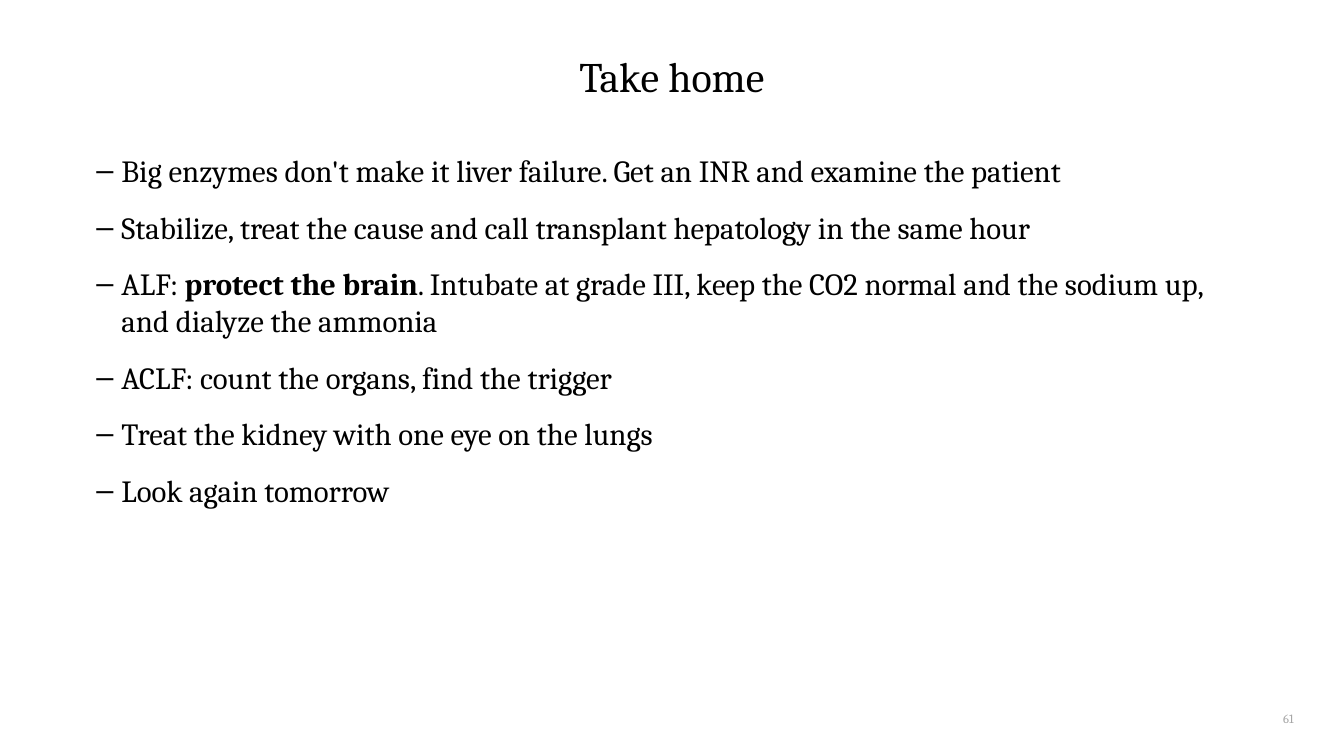
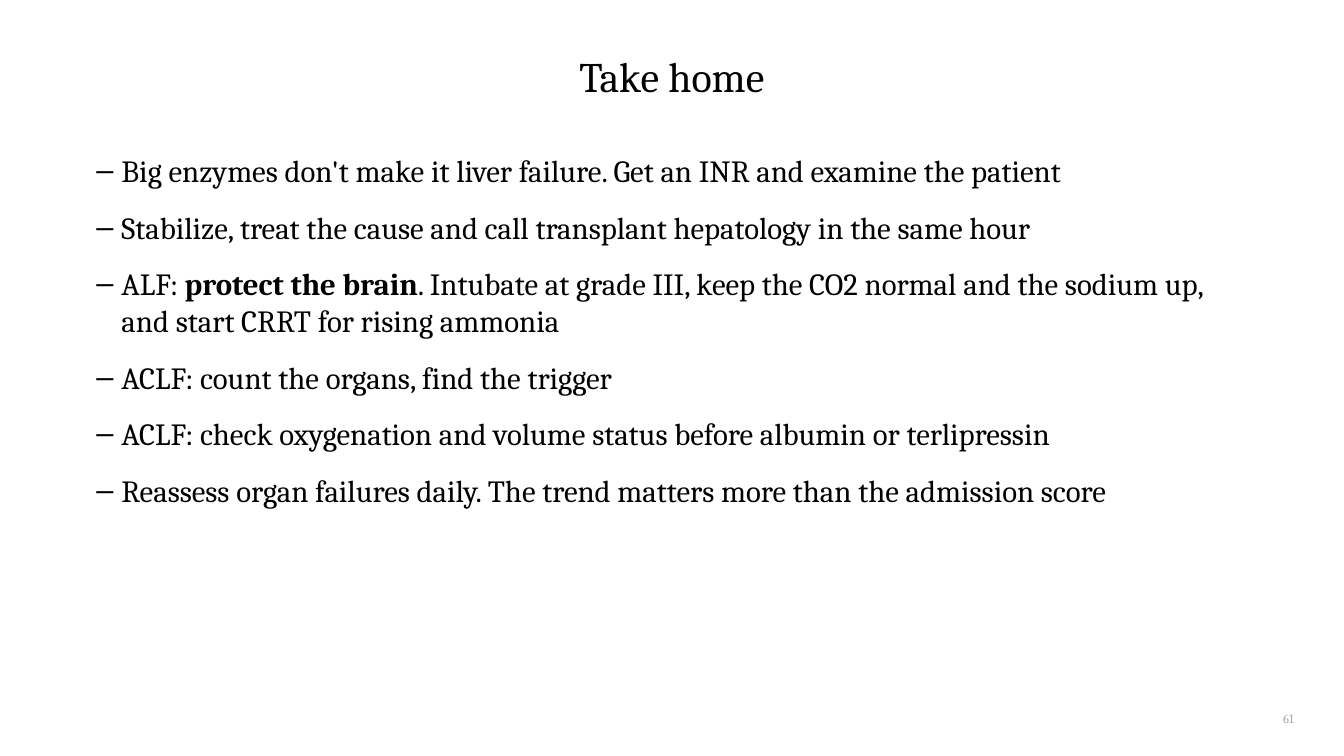
Before and after one commit to qaddodi/mohammad-almeqdadi-lectures, a slide deck: slide 61 of lectures/acute-liver-failure-aclf-in-icu/ALF and ACLF in the ICU.pptx. Drawn at 1344x756 pixels with LibreOffice and Linux fonts; fonts in the diff are those of the drawing. Boxes give left, top, right and bottom in pixels: in the first picture for what was removed or moved away, otherwise in the second. Text is boxed around its words. In the diff, an @@ line names an element or a change of style, - is before the commit and + after.

```diff
--- a/lectures/acute-liver-failure-aclf-in-icu/ALF and ACLF in the ICU.pptx
+++ b/lectures/acute-liver-failure-aclf-in-icu/ALF and ACLF in the ICU.pptx
@@ text at <box>121,273,1204,339</box>: text changed @@
-– ALF: protect the brain. Intubate at grade III, keep the CO2 normal and the sodium up, and dialyze the ammonia
+– ALF: protect the brain. Intubate at grade III, keep the CO2 normal and the sodium up, and start CRRT for rising ammonia
@@ text at <box>121,423,1106,509</box>: text changed @@
-– Treat the kidney with one eye on the lungs
-– Look again tomorrow
+– ACLF: check oxygenation and volume status before albumin or terlipressin
+– Reassess organ failures daily. The trend matters more than the admission score
```
Also in this commit, not shown: 6 other slides changed, 1 other file.
